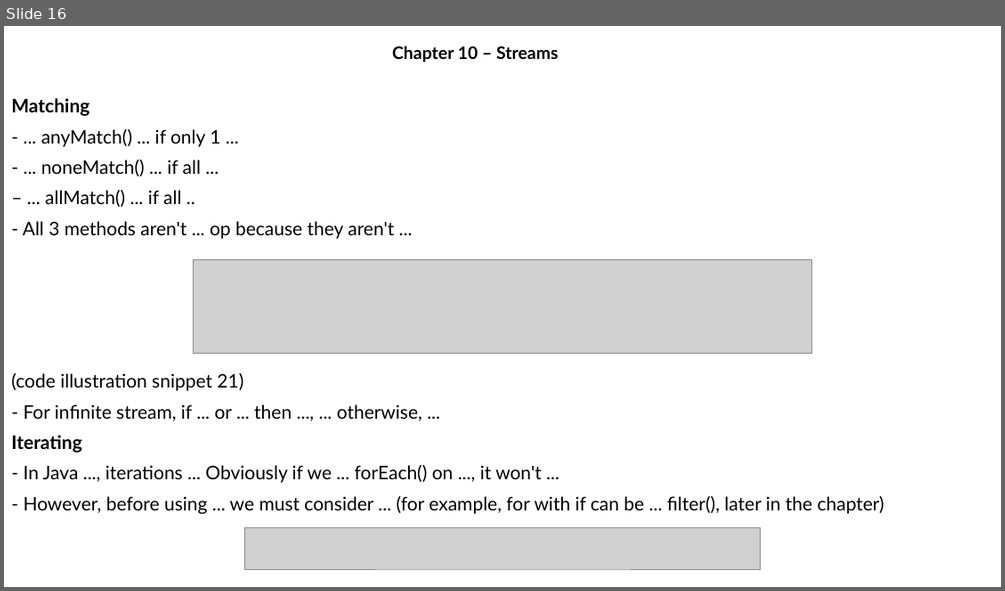
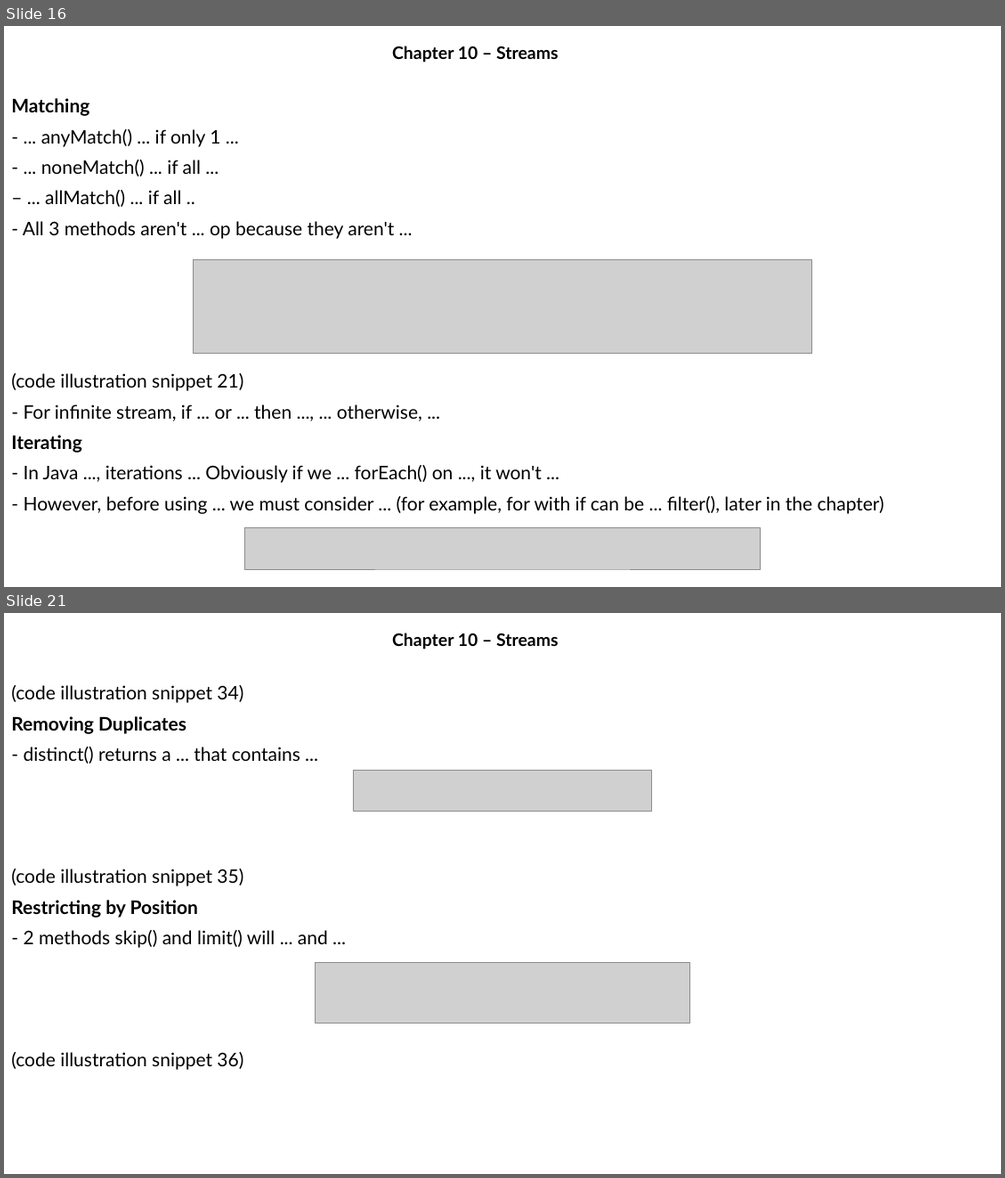
Before and after one commit to MaiDinhVinh/CS-Java, a slide deck: OCP17/Chapter 10 - Streams.pptx. Shown one above the other, each under a label of ours: slide 16 before the commit, slides 16 and 21 after it; the slides between them are not shown. The pictures are 1005x591 and 1005x1178 pixels, drawn with LibreOffice and Linux fonts; fonts in the diff are those of the drawing; grey boxes stand for pictures. Boxes give left, top, right and bottom in pixels: in the first picture for what was removed or moved away, otherwise in the second. Text is boxed around its words. In the diff, an @@ line names an element or a change of style, - is before the commit and + after.

```diff
--- a/OCP17/Chapter 10 - Streams.pptx
+++ b/OCP17/Chapter 10 - Streams.pptx
@@ slide 21 added at (x1=4, y1=613, x2=1001, y2=1174), background #FFFFFF @@
@@ subtitle added at (x1=392, y1=633, x2=558, y2=649), 16.6 pt, text #000000, bold @@
+Chapter 10 – Streams
@@ text added at (x1=11, y1=685, x2=328, y2=1070), 18 pt, text #000000 @@
+(code illustration snippet 34)
+Removing Duplicates
+- distinct() returns a ... that contains ...
+(code illustration snippet 35)
+Restricting by Position
+- 2 methods skip() and limit() will ... and ...
+(code illustration snippet 36)
@@ picture added at (x1=353, y1=771, x2=652, y2=811) @@
@@ picture added at (x1=316, y1=962, x2=689, y2=1022) @@
```
Also in this commit, not shown: 1 slide changed, 18 other slides added.
